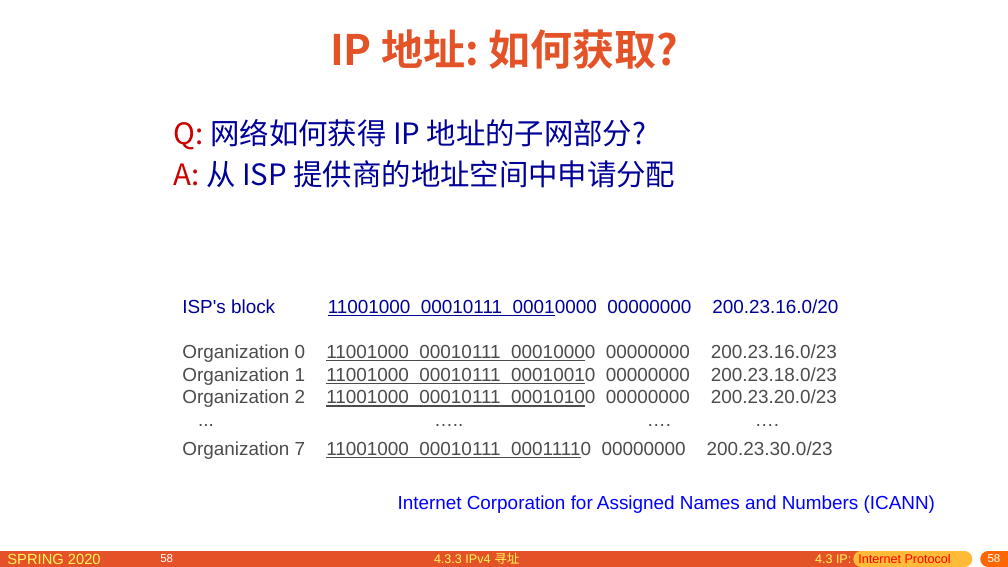
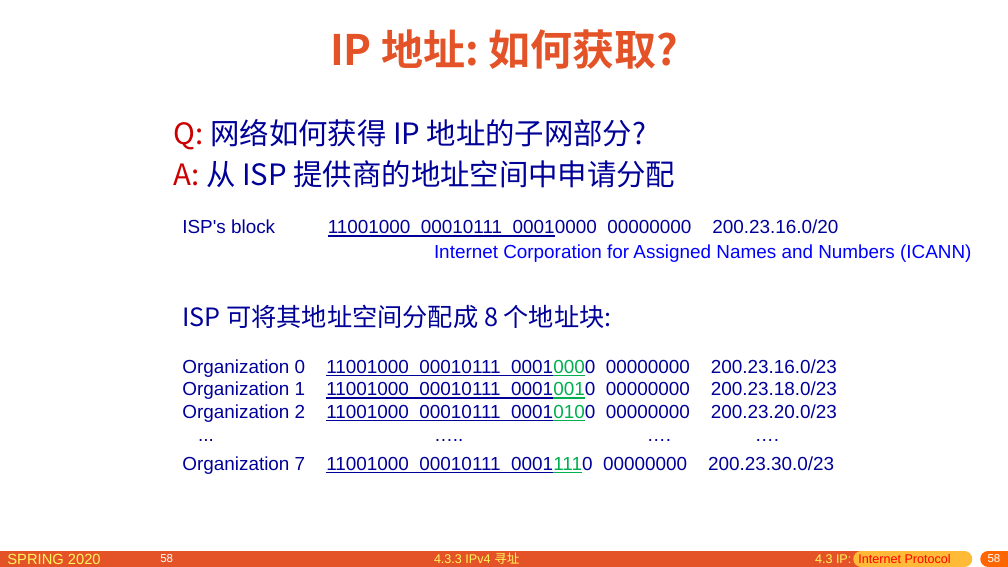
Before and after one commit to network-distributed/presentations, a slide deck: slide 58 of chapter4_cn.pptx. Drawn at 1008x567 pixels with LibreOffice and Linux fonts; fonts in the diff are those of the drawing. Boxes give left, top, right and bottom in pixels: in the first picture for what was removed or moved away, otherwise in the second. Text is boxed around its words. In the diff, an @@ line names an element or a change of style, - is before the commit and + after.

```diff
--- a/chapter4_cn.pptx
+++ b/chapter4_cn.pptx
@@ text added at box(182, 219, 838, 237), 18 pt, text #000099 @@
+ISP's block 11001000 00010111 00010000 00000000 200.23.16.0/20
@@ text "Internet Corporation for Assigned Names ...": place and size @@
-text "Internet Corporation for Assigned Names ..." at box(398, 495, 935, 513)
+text "Internet Corporation for Assigned Names ..." at box(434, 244, 971, 262)
@@ text at box(182, 304, 612, 328): text changed; size 18 to 24 pt; font Arial to Noto Sans CJK SC @@
-ISP's block 11001000 00010111 00010000 00000000 200.23.16.0/20
+ISP 可将其地址空间分配成 8 个地址块:
@@ text at box(182, 359, 837, 474): text colour #4C4C4C to #000099 in "Organization 0 11001000 00010111 00010000 00000000 200.23.16 ...", "Organization 1 11001000 00010111 00010010 00000000 200.23.18 ...", "Organization 2 11001000 00010111 00010100 00000000 200.23.20 ...", "... ….. …. …." and 1 more places; text colour #4C4C4C to #00B050 in "00010000", "00010010", "00010100", "00011110" @@
```
Also in this commit, not shown: 27 other slides changed, 9 slides added, 4 other files.
